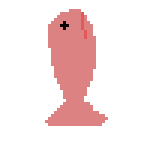
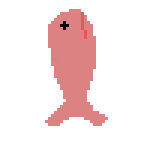
Layers edited between the first and the second 150 × 150 image:
painted on "Visible" over [51, 57, 93, 126]
